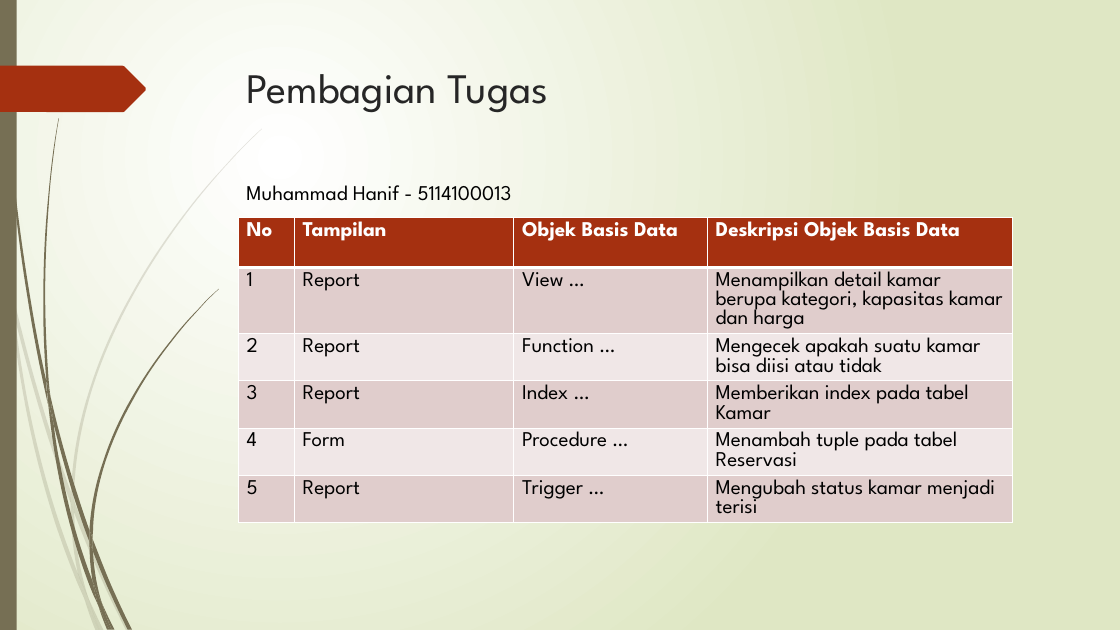
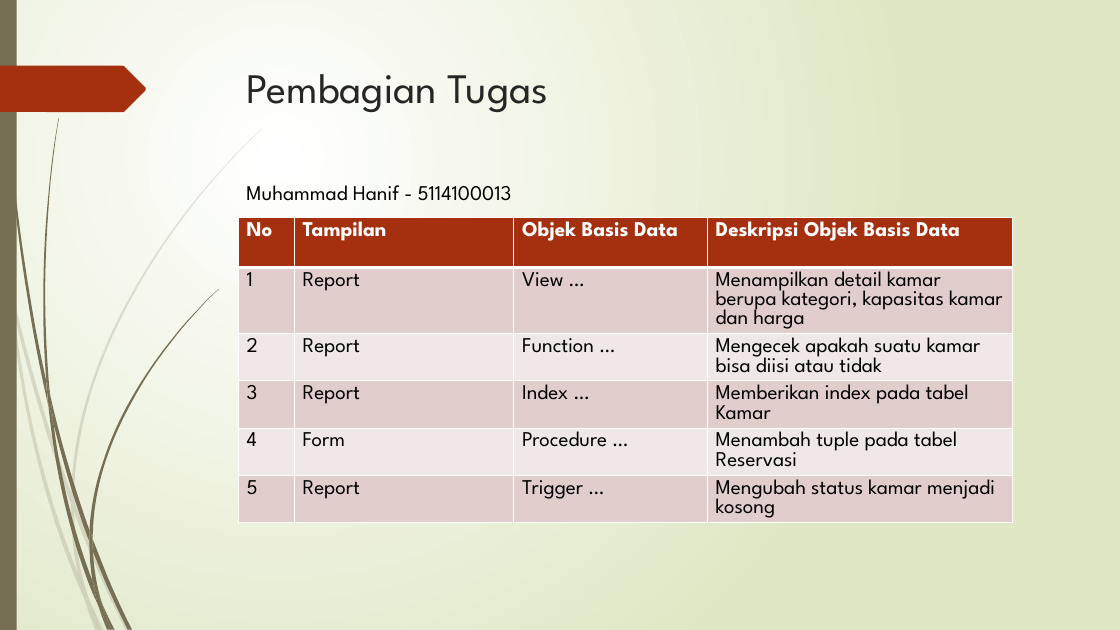
Before and after one commit to mghazian/wisma, a slide deck: slide 12 of documents/FP.pptx. Drawn at 1120x630 pixels with LibreOffice and Linux fonts; fonts in the diff are those of the drawing. Boxes give left, top, right and bottom in pixels: in the first picture for what was removed or moved away, otherwise in the second. Text is boxed around its words. In the diff, an @@ line names an element or a change of style, - is before the commit and + after.

```diff
--- a/documents/FP.pptx
+++ b/documents/FP.pptx
@@ table at (239, 218, 1014, 587) @@
-row 6, column 4: Mengubah status kamar menjadi terisi
+row 6, column 4: Mengubah status kamar menjadi kosong
```
Also in this commit, not shown: 6 other files.
